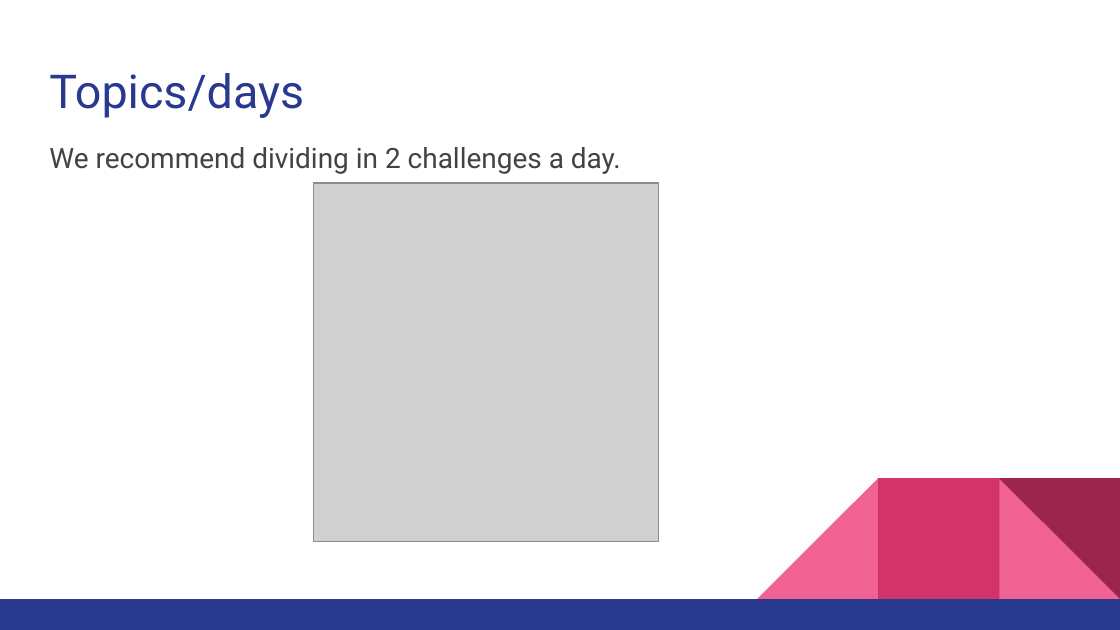
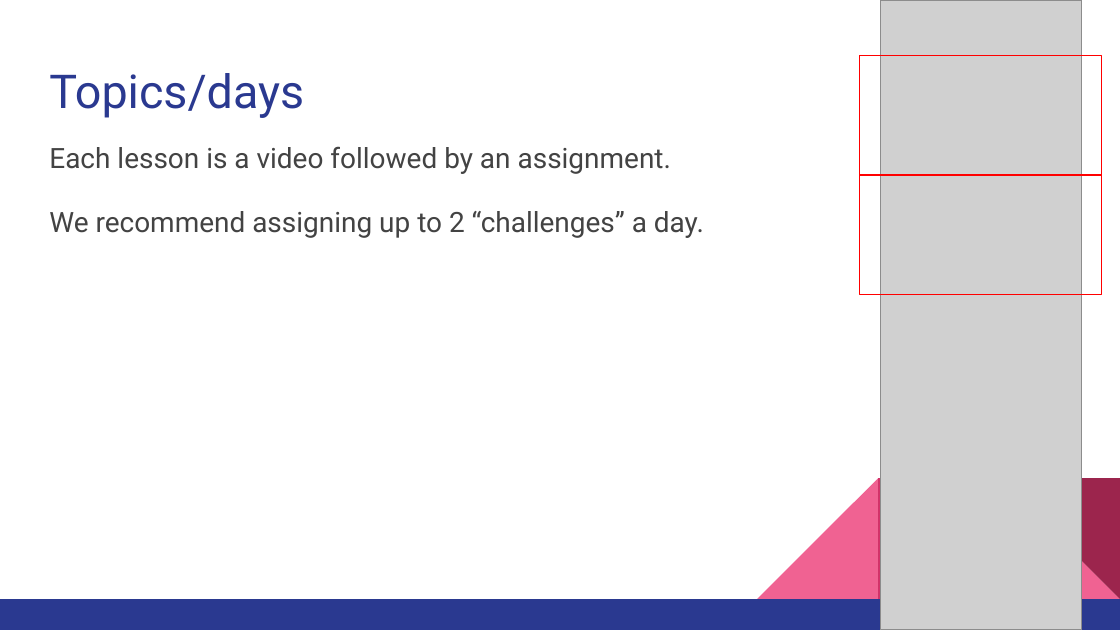
Before and after one commit to hunter-teacher-cert/summer-2020-topics-project-select-rw_tl-from-database, a slide deck: slide 8 of Database, Day 00 presentation.pptx. Drawn at 1120x630 pixels with LibreOffice and Linux fonts; fonts in the diff are those of the drawing; grey boxes stand for pictures. Boxes give left, top, right and bottom in pixels: in the first picture for what was removed or moved away, otherwise in the second. Text is boxed around its words. In the diff, an @@ line names an element or a change of style, - is before the commit and + after.

```diff
--- a/Database, Day 00 presentation.pptx
+++ b/Database, Day 00 presentation.pptx
@@ picture added at <box>880,0,1082,630</box> @@
@@ rectangle added at <box>859,56,1101,175</box>, outline #FF0000 0.75 pt @@
@@ text at <box>49,146,704,238</box>: text changed @@
-We recommend dividing in 2 challenges a day.
+Each lesson is a video followed by an assignment.
+We recommend assigning up to 2 “challenges” a day.
@@ rectangle added at <box>859,175,1101,293</box>, outline #FF0000 0.75 pt @@
@@ picture removed at <box>314,183,659,541</box> @@
```
Also in this commit, not shown: 1 other slide changed, 1 slide added, 1 slide removed, 1 other file.
